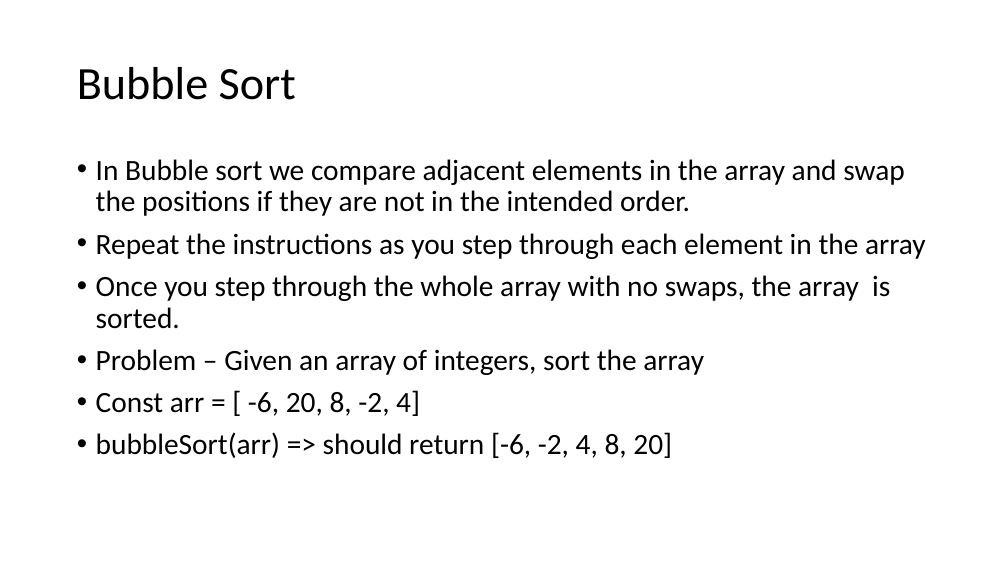
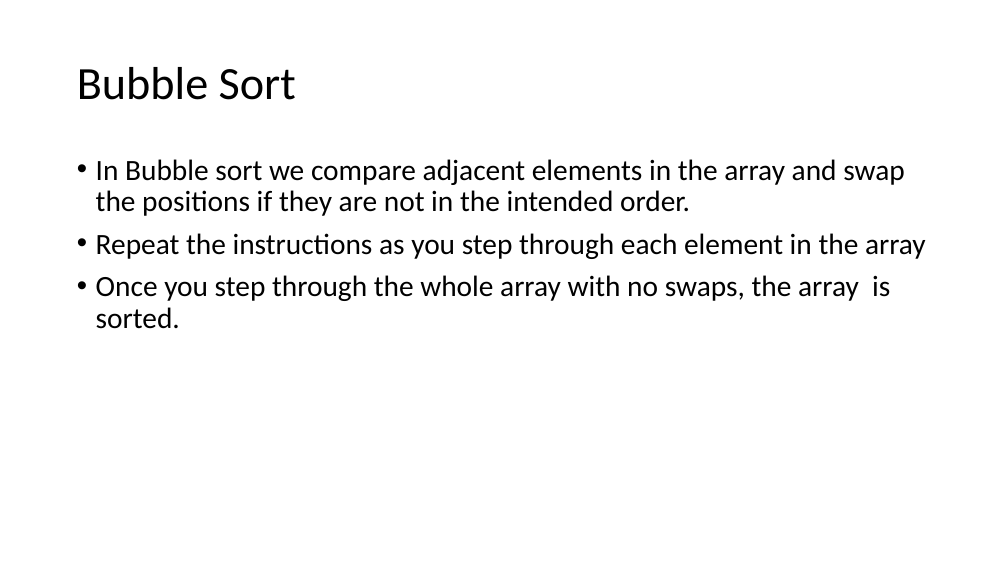
Before and after one commit to divyaparyani67/DSA, a slide deck: slide 4 of sorting.pptx (slide 3 before the commit). Drawn at 1008x567 pixels with LibreOffice and Linux fonts; fonts in the diff are those of the drawing. Boxes give left, top, right and bottom in pixels: in the first picture for what was removed or moved away, otherwise in the second. Text is boxed around its words. In the diff, an @@ line names an element or a change of style, - is before the commit and + after.

```diff
--- a/sorting.pptx
+++ b/sorting.pptx
@@ text at <box>96,349,704,458</box>: paragraphs removed @@
-• Problem – Given an array of integers, sort the array
-• Const arr = [ -6, 20, 8, -2, 4]
-• bubbleSort(arr) => should return [-6, -2, 4, 8, 20]
```
Also in this commit, not shown: 1 other slide changed, 3 slides added, 1 other file.
